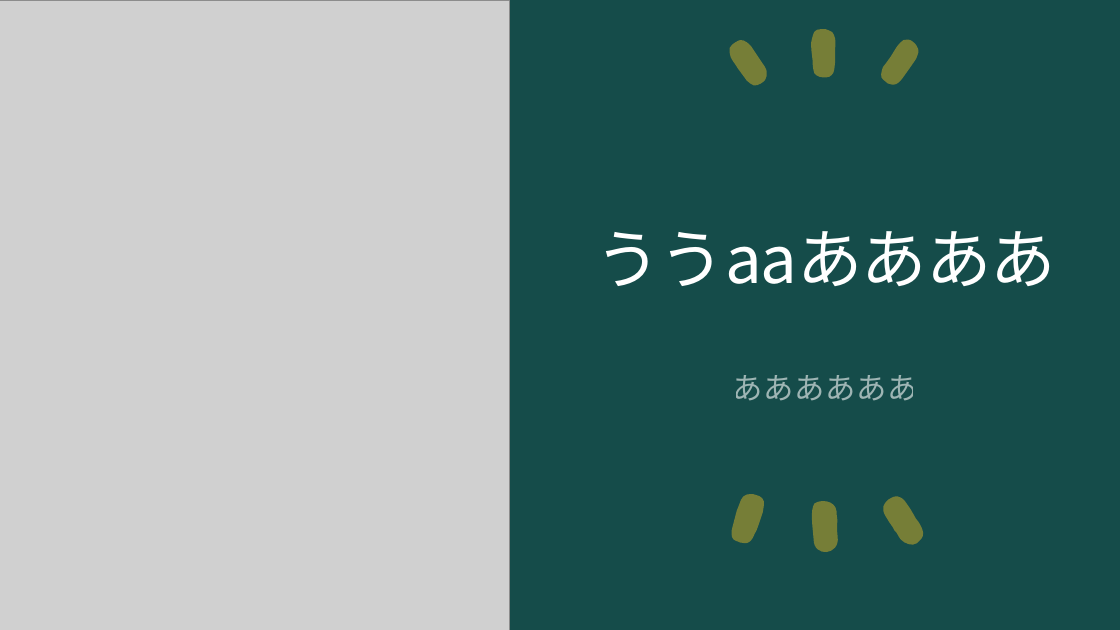
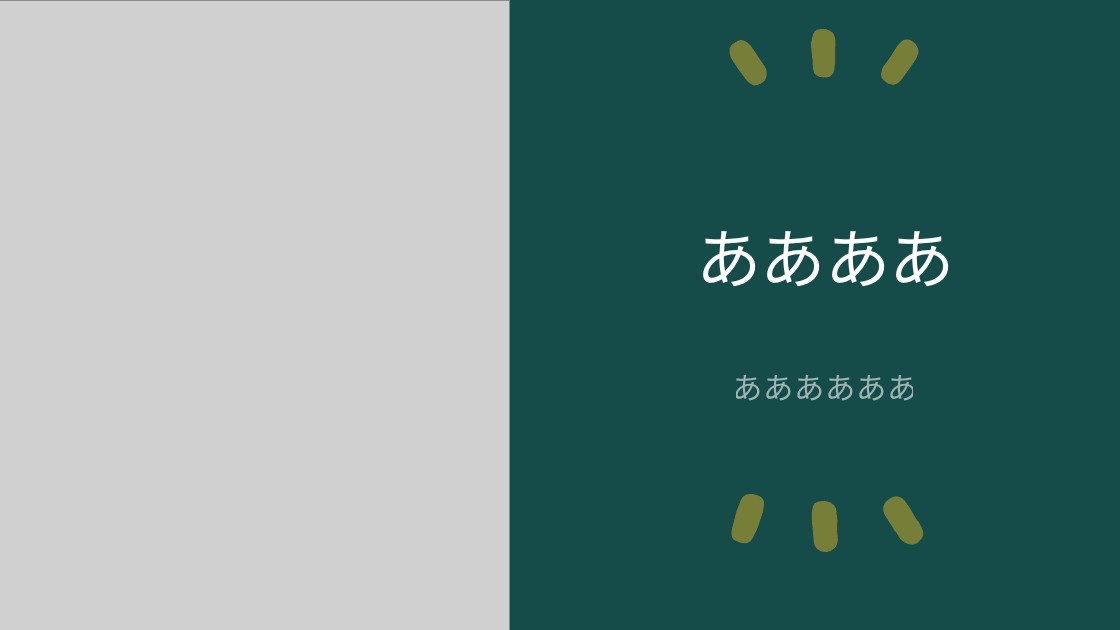
Before and after one commit to ogawa3427/utils, a slide deck: slide 1 of 2024quiz/quiz.pptx. Drawn at 1120x630 pixels with LibreOffice and Linux fonts; fonts in the diff are those of the drawing; grey boxes stand for pictures. Boxes give left, top, right and bottom in pixels: in the first picture for what was removed or moved away, otherwise in the second. Text is boxed around its words. In the diff, an @@ line names an element or a change of style, - is before the commit and + after.

Commit message:
ああいい

```diff
--- a/2024quiz/quiz.pptx
+++ b/2024quiz/quiz.pptx
@@ title at [697,231,955,286]: text changed @@
-ううaaああああ
+ああああ
```
Also in this commit, not shown: 2 slides added, 1 slide removed, 1 other file.
